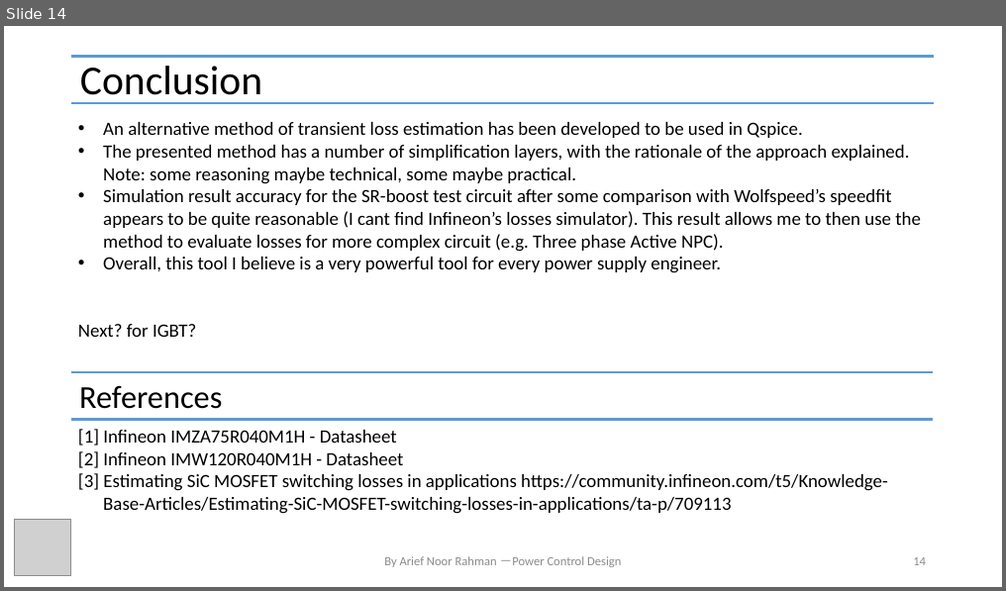
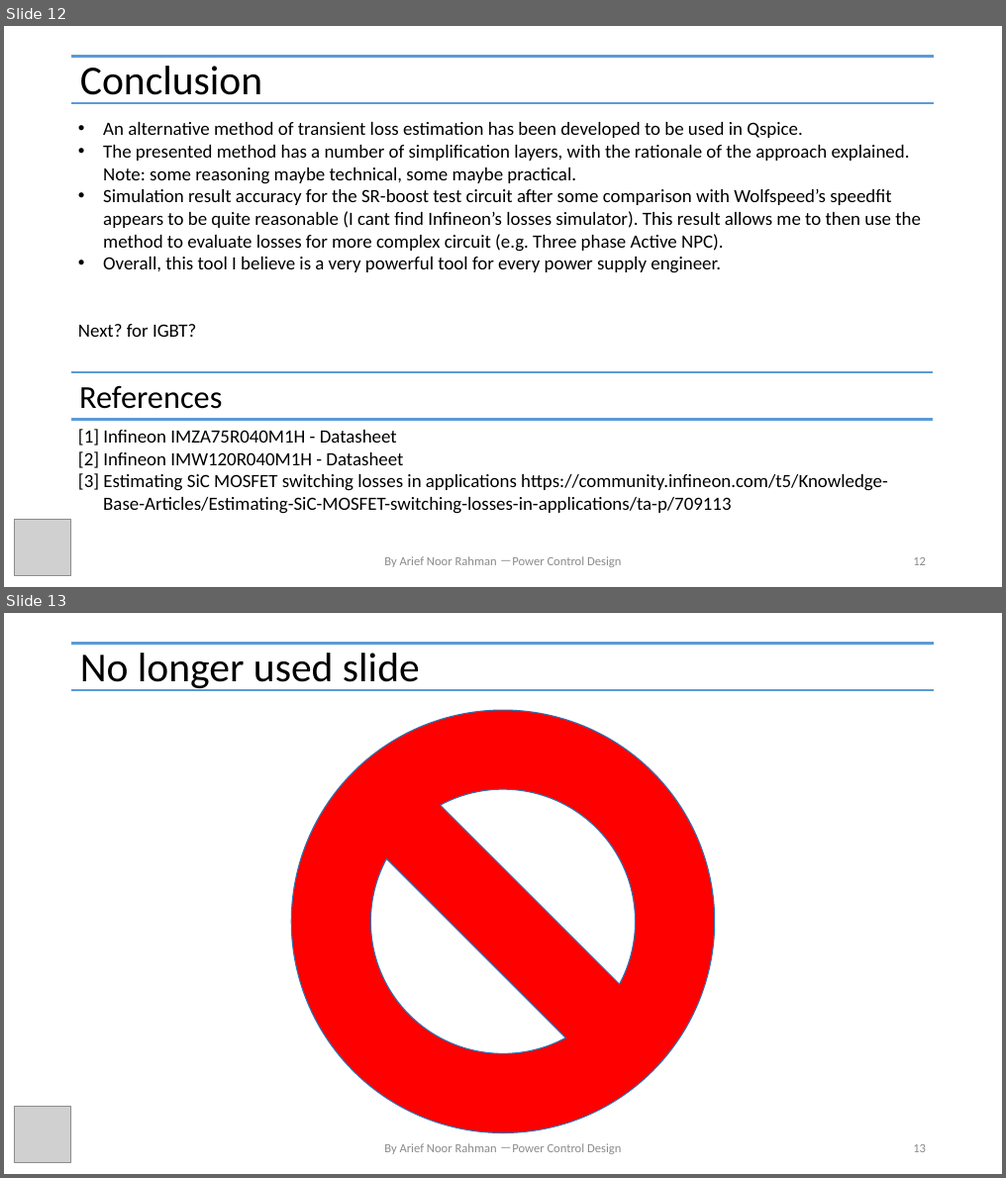
Before and after one commit to physicboy/QSPICE, a slide deck: Ideal PWL Transient Losses Analysis/PWL Losses Analysis.pptx. Shown one above the other, each under a label of ours: slide 14 before the commit, slides 12 and 13 after it. The pictures are 1006x591 and 1006x1178 pixels, drawn with LibreOffice and Linux fonts; fonts in the diff are those of the drawing; grey boxes stand for pictures. Boxes give left, top, right and bottom in pixels: in the first picture for what was removed or moved away, otherwise in the second. Text is boxed around its words. In the diff, an @@ line names an element or a change of style, - is before the commit and + after.

```diff
--- a/Ideal PWL Transient Losses Analysis/PWL Losses Analysis.pptx
+++ b/Ideal PWL Transient Losses Analysis/PWL Losses Analysis.pptx
@@ slide 13 added at (4, 613, 1002, 1174), background #FFFFFF @@
@@ line added from (71, 643) to (934, 643), #5B9BD5 2.25 pt @@
@@ title added at (80, 653, 420, 691), 39.6 pt, text #000000 @@
+No longer used slide
@@ line added from (71, 690) to (934, 690), #5B9BD5 2.25 pt @@
@@ no-entry sign added at (291, 710, 715, 1134), fill #FF0000, outline #2E75B6 1 pt @@
@@ picture added at (14, 1106, 70, 1163) @@
@@ text added at (384, 1144, 621, 1155), 12 pt, text #8C8C8C @@
+By Arief Noor Rahman －Power Control Design
@@ page number added at (913, 1145, 926, 1153), 12 pt, text #8C8C8C @@
+13
@@ what was slide 14 is now slide 12 @@
@@ page number at (913, 558, 926, 566): text changed @@
-14
+12
```
Also in this commit, not shown: 5 slides changed, 2 other slides added, 26 other files.
